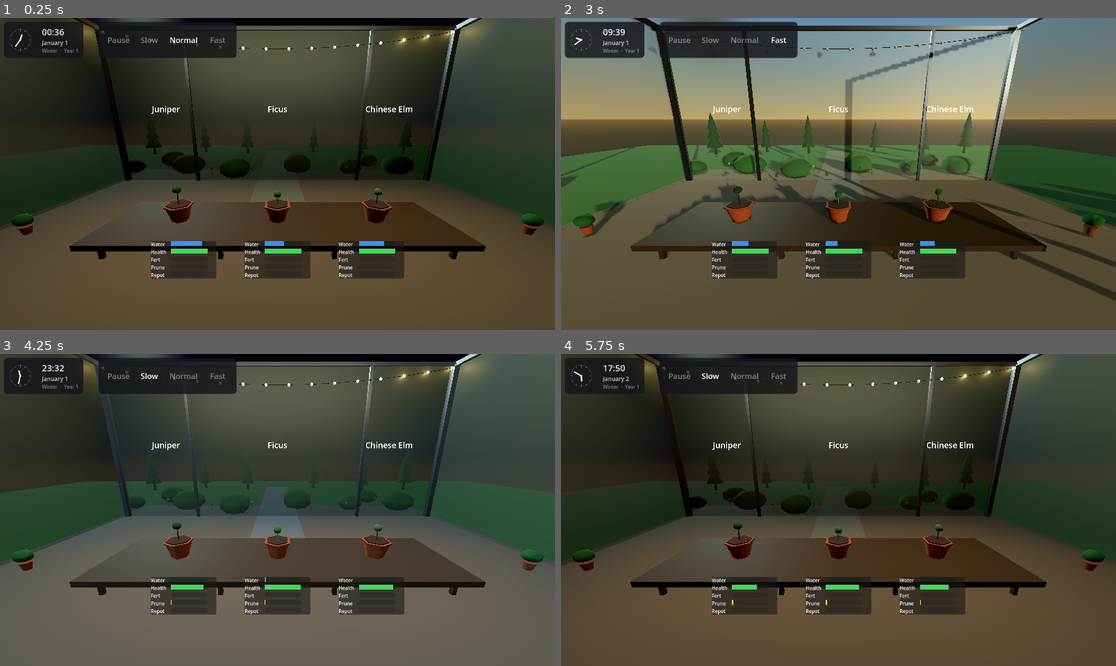
Above: before the commit, frames 1-4 (two rows, left to right).
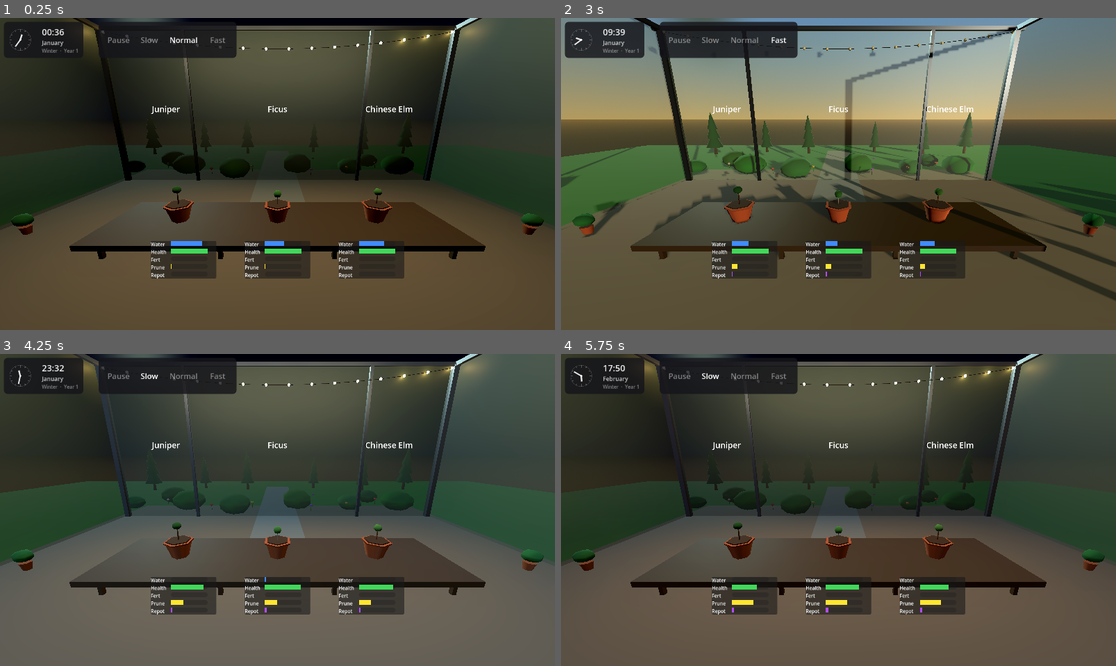
Above: after the commit, the same moments.

Repository: TrineVester/be-bonsai
Game: Godot game, scene res://scenes/main/Main.tscn
Same seed, same stepped clock (60 frames per second), same inputs: the game is played once before the commit and once after it.
Inputs:
- Up to frame 1 (0.25 s): no input
- Up to frame 2 (3 s): click "Normal" at 0.5 s; click "Normal" at 1.25 s; click "Slow" at 2 s; click "Fast" at 2.75 s
- Up to frame 3 (4.25 s): click "Slow" at 3.5 s
- Up to frame 4 (5.75 s): click "Fast" at 4.25 s; click "Slow" at 5 s

The runs differ from the first frame. In frame 1, less than 0.1% of the frame differs, in the area x 11-48%, y 7-81%; in frame 2, less than 0.1%; in frame 3, 0.1%; in frame 4, 1.2%, in the area x 2-98%, y 3-83%.

Commit message:
Change time system to progress one month per day

Diff:
--- a/autoloads/GameClock.gd
+++ b/autoloads/GameClock.gd
@@ -51,11 +51,11 @@
 
 
 func get_month() -> int:
-	return (int(_elapsed / 2592000.0) % 12) + 1
+	return (int(_elapsed / 86400.0) % 12) + 1
 
 
 func get_year() -> int:
-	return int(_elapsed / 31104000.0) + 1
+	return int(_elapsed / 1036800.0) + 1
 
 
 func get_time_string() -> String:
@@ -63,7 +63,7 @@
 
 
 func get_date_string() -> String:
-	return "%s %d, Year %d" % [MONTH_NAMES[get_month() - 1], get_day(), get_year()]
+	return "%s, Year %d" % [MONTH_NAMES[get_month() - 1], get_year()]
 
 
 func get_day_fraction() -> float:
--- a/resources/TreeData.gd
+++ b/resources/TreeData.gd
@@ -2,8 +2,8 @@
 extends Resource
 
 const SEC_PER_DAY   := 86400.0
-const SEC_PER_MONTH := 86400.0 * 30.0
-const SEC_PER_YEAR  := 86400.0 * 30.0 * 12.0
+const SEC_PER_MONTH := 86400.0
+const SEC_PER_YEAR  := 86400.0 * 12.0
 
 # Species subclasses must override these in _init()
 var MOISTURE_DRAIN_RATE   := 0.0
--- a/scenes/main/CalendarPage.gd
+++ b/scenes/main/CalendarPage.gd
@@ -30,7 +30,7 @@
 
 func _process(_delta: float) -> void:
 	_time_label.text = "%02d:%02d" % [GameClock.get_hour(), GameClock.get_minute()]
-	_date_label.text = "%s %d" % [GameClock.MONTH_NAMES[GameClock.get_month() - 1], GameClock.get_day()]
+	_date_label.text = GameClock.MONTH_NAMES[GameClock.get_month() - 1]
 	_sub_label.text  = "%s  ·  Year %d" % [_get_season_name(), GameClock.get_year()]
 
 
